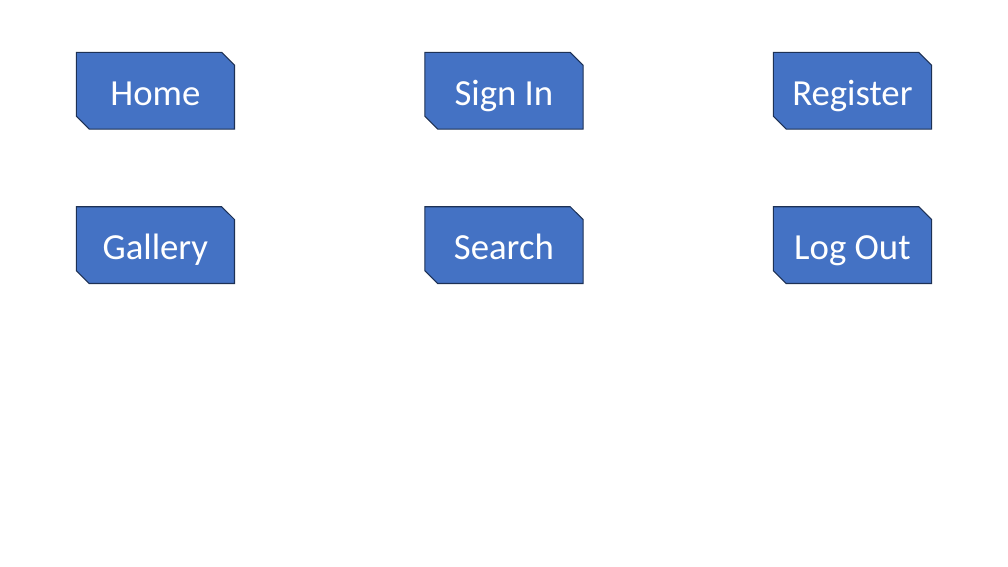
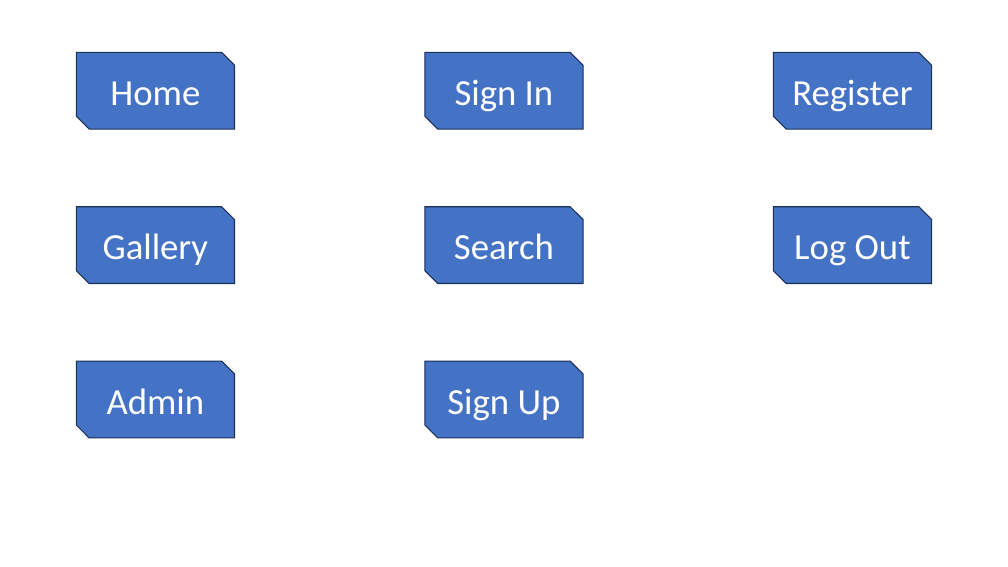
Before and after one commit to ItayZab/ItayZabrovsky, a slide deck: slide 1 of ItayZabrovskyWebSite/Imgs/ImgCreate.pptx. Drawn at 1008x567 pixels with LibreOffice and Linux fonts; fonts in the diff are those of the drawing. Boxes give left, top, right and bottom in pixels: in the first picture for what was removed or moved away, otherwise in the second. Text is boxed around its words. In the diff, an @@ line names an element or a change of style, - is before the commit and + after.

```diff
--- a/ItayZabrovskyWebSite/Imgs/ImgCreate.pptx
+++ b/ItayZabrovskyWebSite/Imgs/ImgCreate.pptx
@@ snip diag rect added at [76,361,234,439], fill #4472C4, outline #1E3256 1 pt, 35 pt, text #FFFFFF @@
+Admin
@@ snip diag rect added at [425,361,583,439], fill #4472C4, outline #1E3256 1 pt, 35 pt, text #FFFFFF @@
+Sign Up
```
Also in this commit, not shown: 15 other files.
